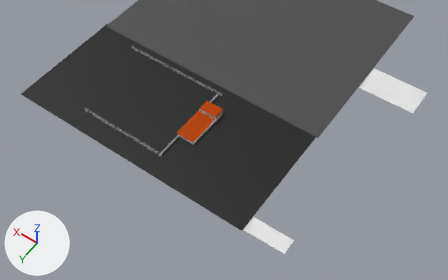
The Blender file lyddaero/lyddaerolTerminal blend.blend, before and after one commit.
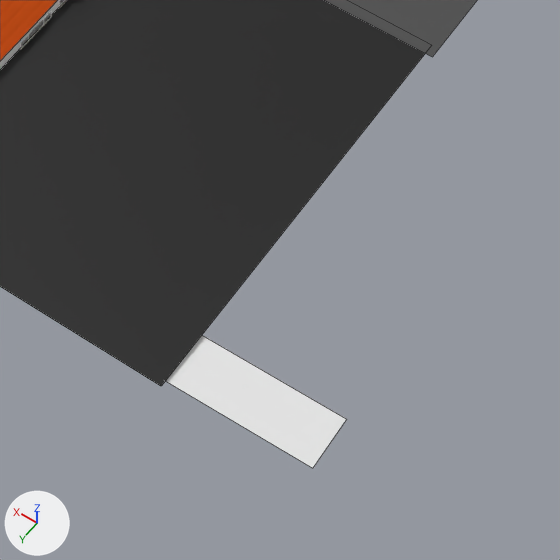
Old and new are each drawn whole from a 50 mm camera at (-186.3, 241.8, 359.7) aimed at (-38.9, 35.5, 35.6) and again close up on the part from 44% to 79% of the width and 44% to 100% of the height. The axes (+X, +Y, +Z) are drawn at lower left. The lights are the same throughout. The close-ups show mesh edges as thin lines.

Objects in the first close-up: 'charlie apron', 'delta apron/ car parking', 'holding 03 runways', 'lyddaerolTerminal l Roof'.
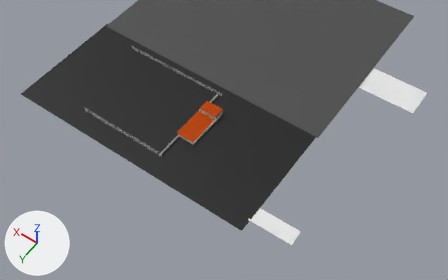
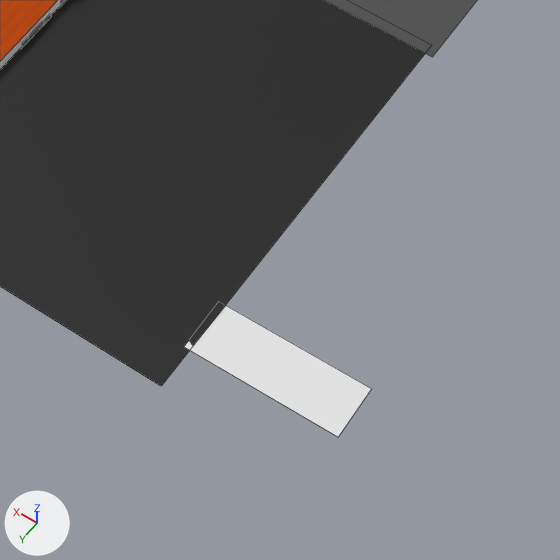
Boxes (x1, y1, x2, y2) around the edits, measured in the close-ups (560 x 560 px):
'holding 03 runways', moved: before (166, 335, 346, 468); after (184, 305, 371, 437)

Patch to the scene script:
```diff
--- a/lyddaero/lyddaerolTerminal blend.blend.py
+++ b/lyddaero/lyddaerolTerminal blend.blend.py
@@ ob_holding_03_runways @@
 ob_holding_03_runways = bpy.data.objects.new('holding 03 runways', me_plane_003)
-ob_holding_03_runways.location = (-91.1, 59.5, -1.4)
+ob_holding_03_runways.location = (-91.7, 51.7, -0.7)
 ob_holding_03_runways.rotation_euler = (-0.0115, -0.0218, 1.597)  # degrees (-0.7, -1.2, 92)
```
